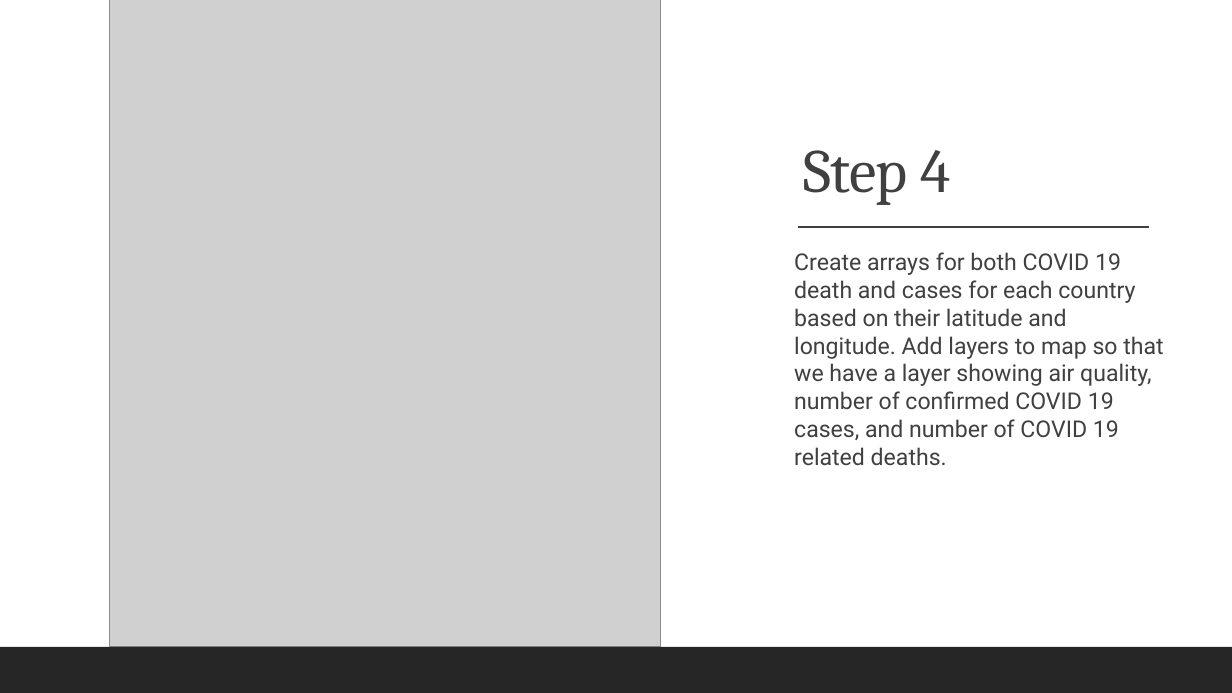
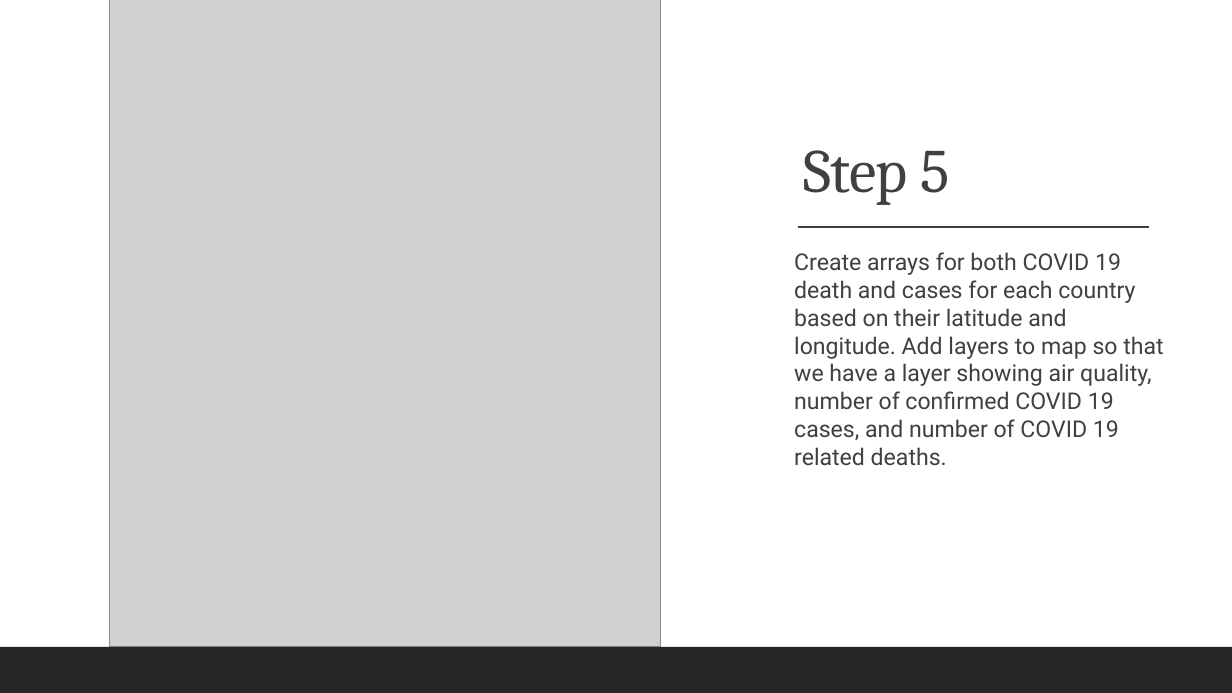
Before and after one commit to MarkMedernach/Project-3, a slide deck: slide 7 of COVID-19_Air Quality.pptx (slide 6 before the commit). Drawn at 1232x693 pixels with LibreOffice and Linux fonts; fonts in the diff are those of the drawing; grey boxes stand for pictures. Boxes give left, top, right and bottom in pixels: in the first picture for what was removed or moved away, otherwise in the second. Text is boxed around its words. In the diff, an @@ line names an element or a change of style, - is before the commit and + after.

```diff
--- a/COVID-19_Air Quality.pptx
+++ b/COVID-19_Air Quality.pptx
@@ title at box(803, 150, 949, 205): text changed @@
-Step 4
+Step 5
```
Also in this commit, not shown: 4 other slides changed, 1 slide added.
